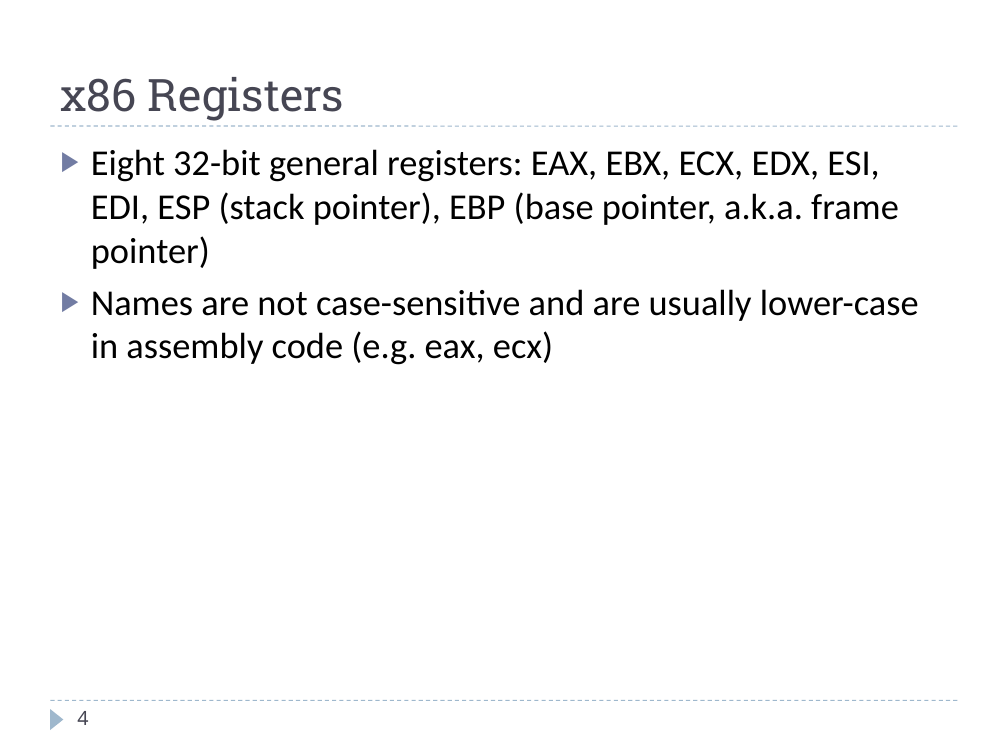
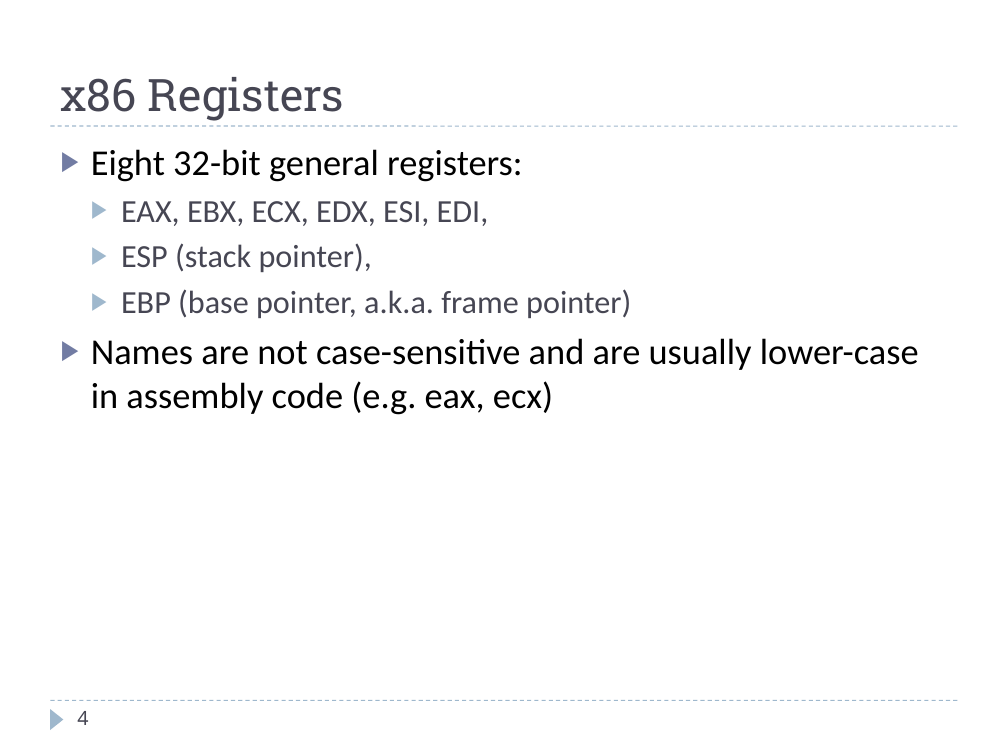
Before and after one commit to harrisonwl/harrisonwl.github.io, a slide deck: slide 4 of assets/courses/malware/spring2017/slides/week02/x86.pptx. Drawn at 1008x756 pixels with LibreOffice and Linux fonts; fonts in the diff are those of the drawing. Boxes give left, top, right and bottom in pixels: in the first picture for what was removed or moved away, otherwise in the second. Text is boxed around its words. In the diff, an @@ line names an element or a change of style, - is before the commit and + after.

```diff
--- a/assets/courses/malware/spring2017/slides/week02/x86.pptx
+++ b/assets/courses/malware/spring2017/slides/week02/x86.pptx
@@ text at (91,149,631,318): text changed; size 26 to 23 pt; text colour #000000 to #464653 @@
-▶ Eight 32-bit general registers: EAX, EBX, ECX, EDX, ESI, EDI, ESP (stack pointer), EBP (base pointer, a.k.a. frame pointer)
+▶ Eight 32-bit general registers:
+  ▶ EAX, EBX, ECX, EDX, ESI, EDI,
+  ▶ ESP (stack pointer),
+  ▶ EBP (base pointer, a.k.a. frame pointer)
```
Also in this commit, not shown: 6 other slides changed, 12 other files.
